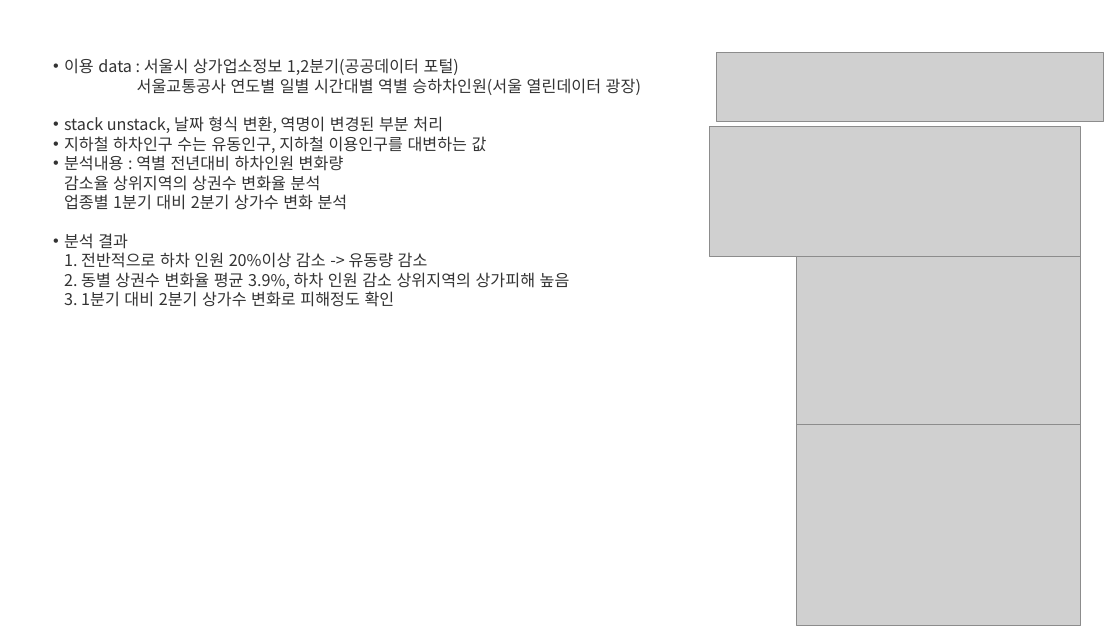
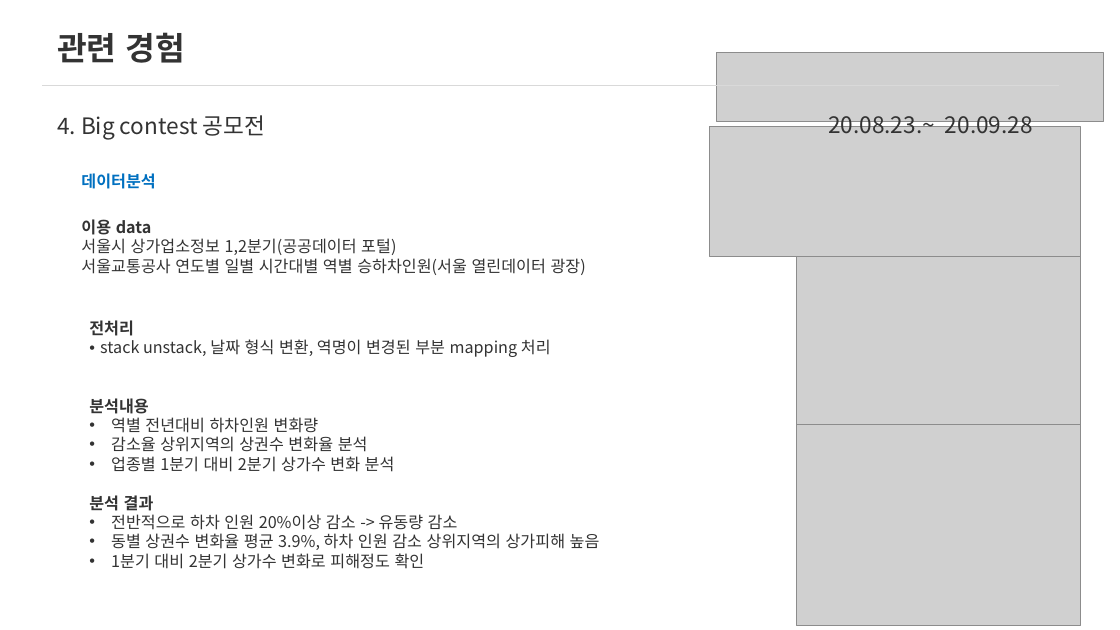
Before and after one commit to Changyoon-Lee/portfolio, a slide deck: slide 14 of 포트폴리오세부내용.pptx (slide 11 before the commit). Drawn at 1120x630 pixels with LibreOffice and Linux fonts; fonts in the diff are those of the drawing; grey boxes stand for pictures. Boxes give left, top, right and bottom in pixels: in the first picture for what was removed or moved away, otherwise in the second. Text is boxed around its words. In the diff, an @@ line names an element or a change of style, - is before the commit and + after.

```diff
--- a/포트폴리오세부내용.pptx
+++ b/포트폴리오세부내용.pptx
@@ text added at bbox=[57, 32, 185, 63], 40 pt, text #333333, bold @@
+관련 경험
@@ line added from (42, 85) to (1059, 85), #D9D9D9 0.5 pt @@
@@ text added at bbox=[57, 115, 265, 140], 28 pt, text #333333 @@
+4. Big contest 공모전
@@ text added at bbox=[828, 116, 1033, 134], 28 pt, text #333333 @@
+20.08.23.~ 20.09.28
@@ text added at bbox=[81, 173, 155, 189], 20 pt, text #0070C0, bold @@
+데이터분석
@@ text added at bbox=[81, 219, 586, 275], 20 pt, text #333333 @@
+이용 data
+서울시 상가업소정보 1,2분기(공공데이터 포털)
+서울교통공사 연도별 일별 시간대별 역별 승하차인원(서울 열린데이터 광장)
@@ text at bbox=[89, 320, 600, 569]: text changed @@
-• 이용 data : 서울시 상가업소정보 1,2분기(공공데이터 포털)
-  서울교통공사 연도별 일별 시간대별 역별 승하차인원(서울 열린데이터 광장)
-• stack unstack, 날짜 형식 변환, 역명이 변경된 부분 처리
-• 지하철 하차인구 수는 유동인구, 지하철 이용인구를 대변하는 값
-• 분석내용 : 역별 전년대비 하차인원 변화량
-  감소율 상위지역의 상권수 변화율 분석
-  업종별 1분기 대비 2분기 상가수 변화 분석
-• 분석 결과
-  1. 전반적으로 하차 인원 20%이상 감소 -> 유동량 감소
-  2. 동별 상권수 변화율 평균 3.9%, 하차 인원 감소 상위지역의 상가피해 높음
-  3. 1분기 대비 2분기 상가수 변화로 피해정도 확인
+전처리
+• stack unstack, 날짜 형식 변환, 역명이 변경된 부분 mapping 처리
+분석내용
+• 역별 전년대비 하차인원 변화량
+• 감소율 상위지역의 상권수 변화율 분석
+• 업종별 1분기 대비 2분기 상가수 변화 분석
+분석 결과
+• 전반적으로 하차 인원 20%이상 감소 -> 유동량 감소
+• 동별 상권수 변화율 평균 3.9%, 하차 인원 감소 상위지역의 상가피해 높음
+• 1분기 대비 2분기 상가수 변화로 피해정도 확인
```
Also in this commit, not shown: 12 other slides changed, 5 slides added.
